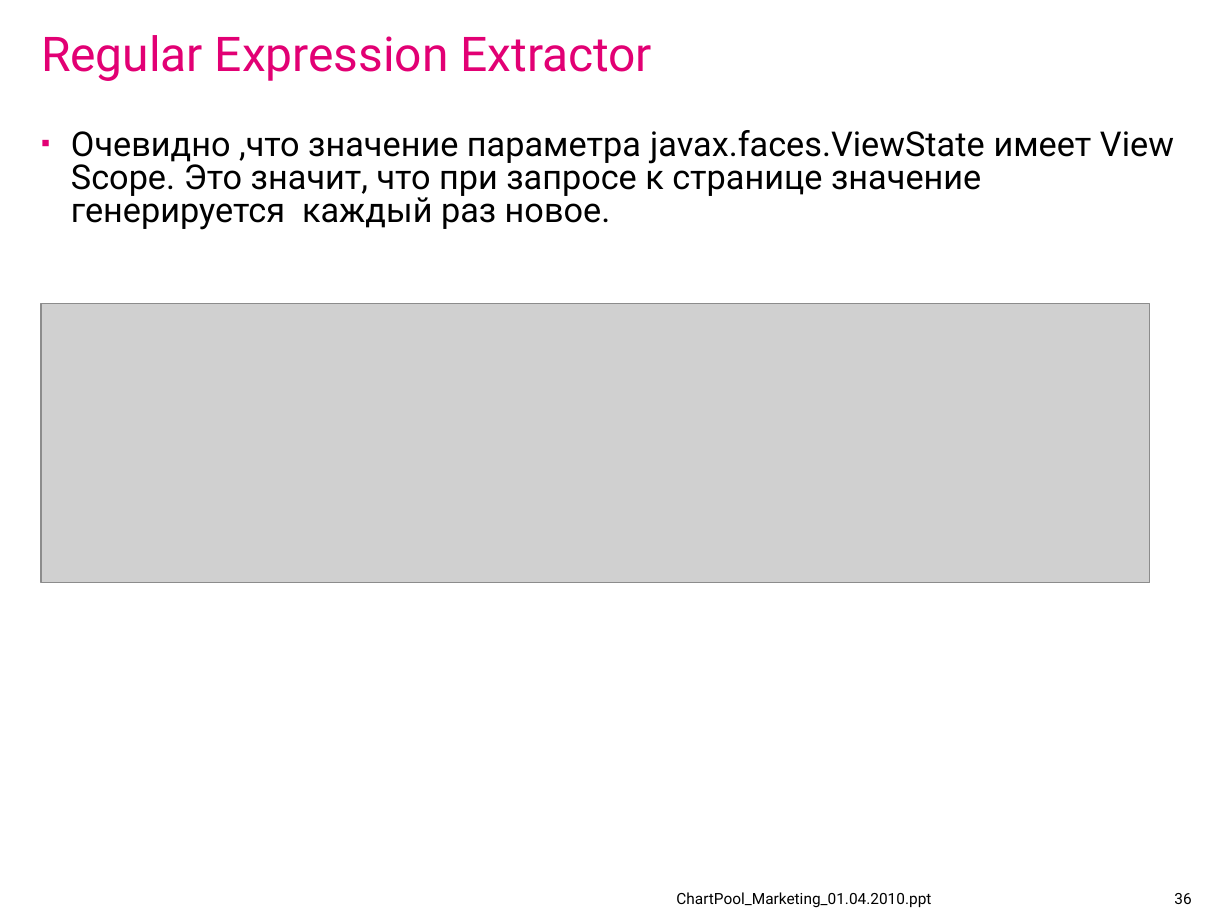
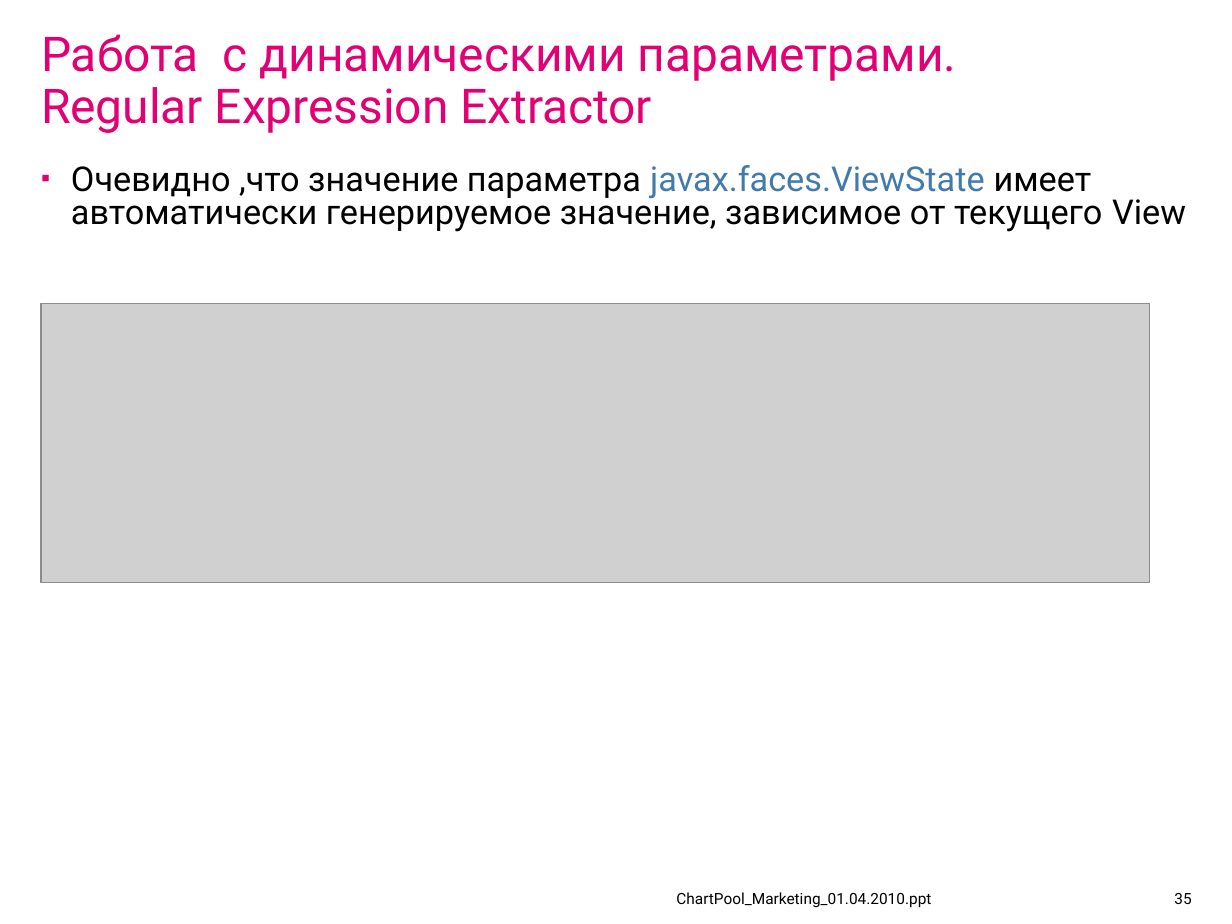
Before and after one commit to IvanCS/JMeterAvtoTestingDemo, a slide deck: slide 35 of documents/presentation.ppt (slide 36 before the commit). Drawn at 1232x924 pixels with LibreOffice and Linux fonts; fonts in the diff are those of the drawing; grey boxes stand for pictures; background and template pictures are left out. Boxes give left, top, right and bottom in pixels: in the first picture for what was removed or moved away, otherwise in the second. Text is boxed around its words. In the diff, an @@ line names an element or a change of style, - is before the commit and + after.

```diff
--- a/documents/presentation.ppt
+++ b/documents/presentation.ppt
@@ title at (41, 34, 957, 133): text changed @@
-Regular Expression Extractor
+Работа c динамическими параметрами.
+Regular Expression Extractor
@@ text at (71, 165, 1186, 232): text changed @@
-▪ Очевидно ,что значение параметра javax.faces.ViewState имеет View Scope. Это значит, что при запросе к странице значение генерируется каждый раз новое.
+▪ Очевидно ,что значение параметра javax.faces.ViewState имеет автоматически генерируемое значение, зависимое от текущего View
@@ page number at (1174, 893, 1191, 904): text changed @@
-36
+35
```
Also in this commit, not shown: 29 other slides changed, 4 slides added, 6 slides removed.
